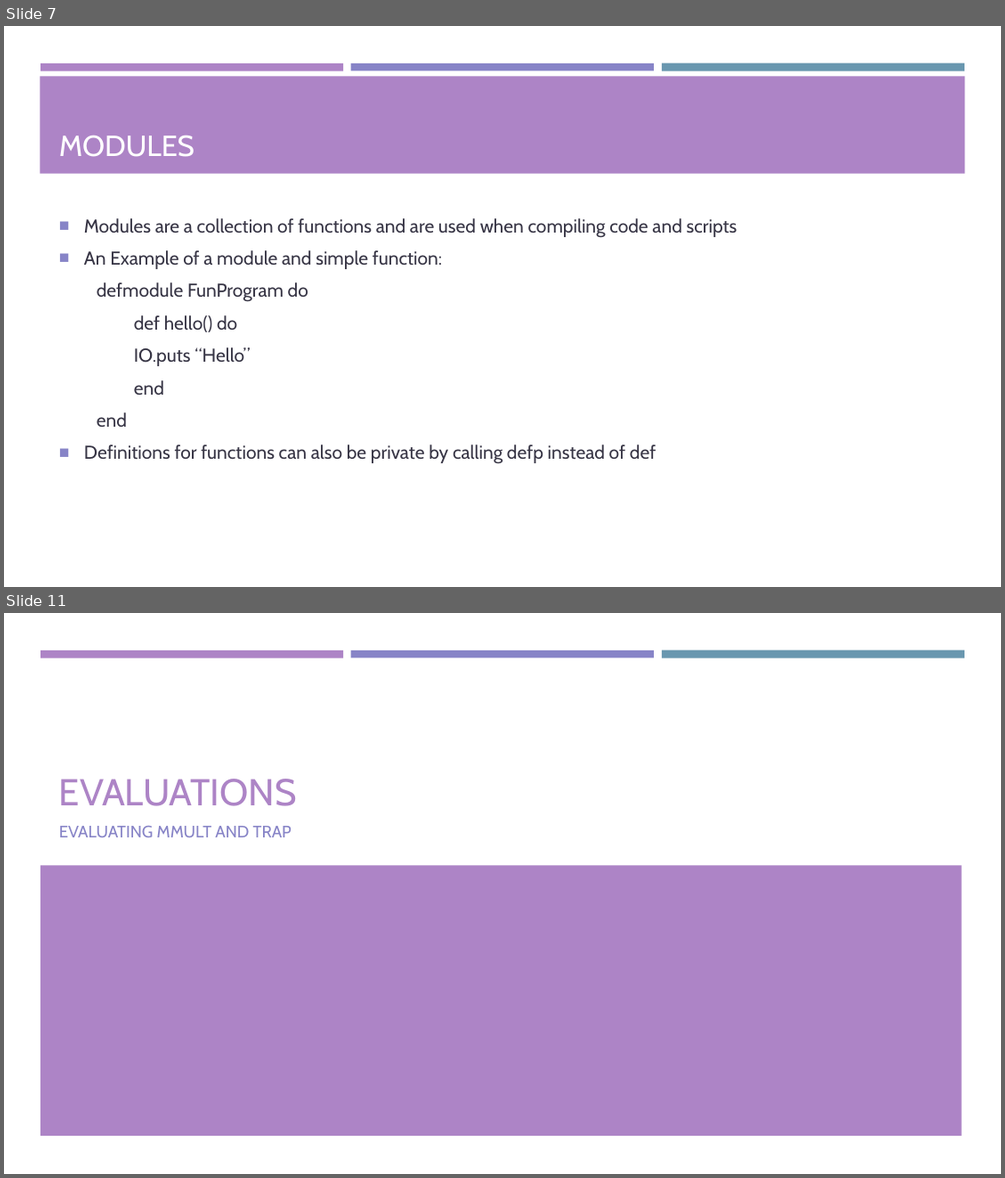
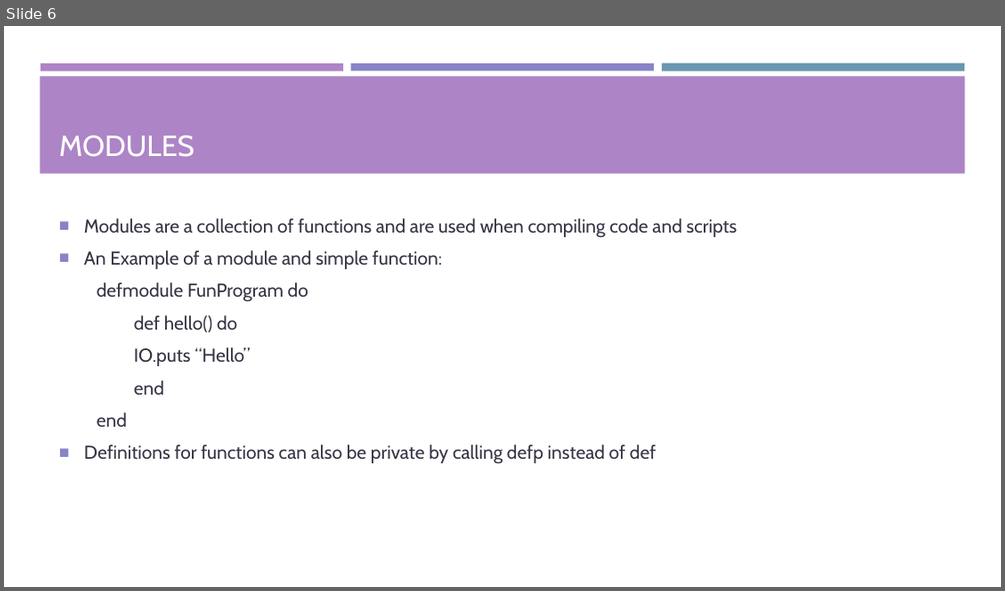
Before and after one commit to Tyl13/CS1645-Project, a slide deck: Presentation.pptx. Shown one above the other, each under a label of ours: slides 7 and 11 before the commit, slide 6 after it; the slides between them are not shown. The pictures are 1005x1178 and 1005x591 pixels, drawn with LibreOffice and Linux fonts; fonts in the diff are those of the drawing. Boxes give left, top, right and bottom in pixels: in the first picture for what was removed or moved away, otherwise in the second. Text is boxed around its words. In the diff, an @@ line names an element or a change of style, - is before the commit and + after.

```diff
--- a/Presentation.pptx
+++ b/Presentation.pptx
@@ slide 11 removed at [4,613,1001,1174], background #FFFFFF; not listed: 3 template elements that a slide beside it also shows @@
@@ title removed at [59,779,297,806] @@
-EVALUATIONS
@@ subtitle removed at [59,826,291,837] @@
-EVALUATING MMULT AND TRAP
@@ rectangle removed at [40,865,962,1135] @@
@@ what was slide 7 is now slide 6 @@
```
Also in this commit, not shown: 2 slides changed, 1 slide added, 11 other slides removed.
